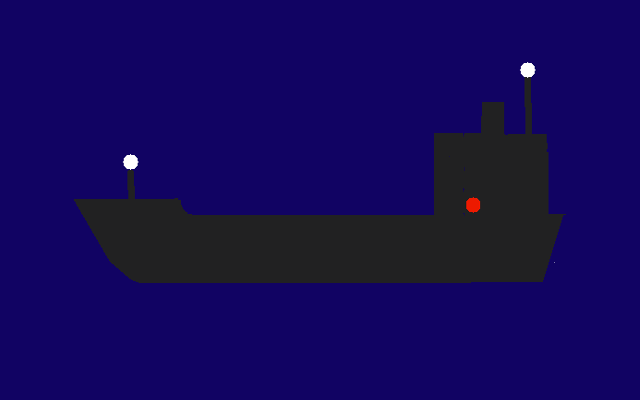
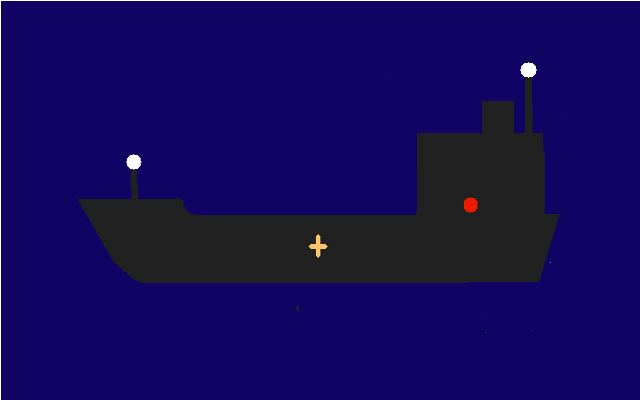
Layered file, before and after one edit (640px x 400px). Changes by layer:
added layer "stern light" above "chimney" over [416, 62, 537, 334]
added layer "chimney" above "ship" over [482, 101, 514, 133]
added layer "ship" above "Background" over [73, 62, 563, 331]
painted on "Background" over [0, 0, 640, 400]
